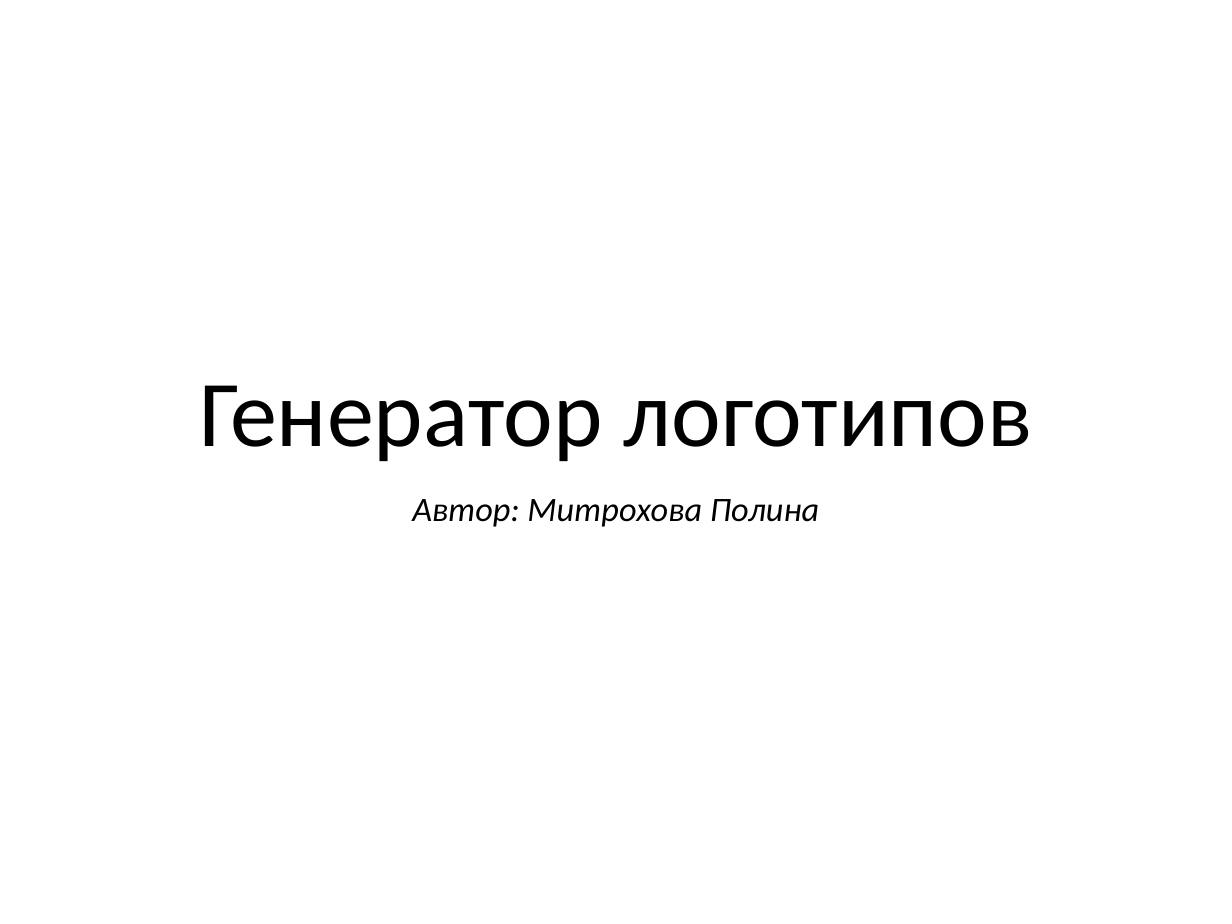
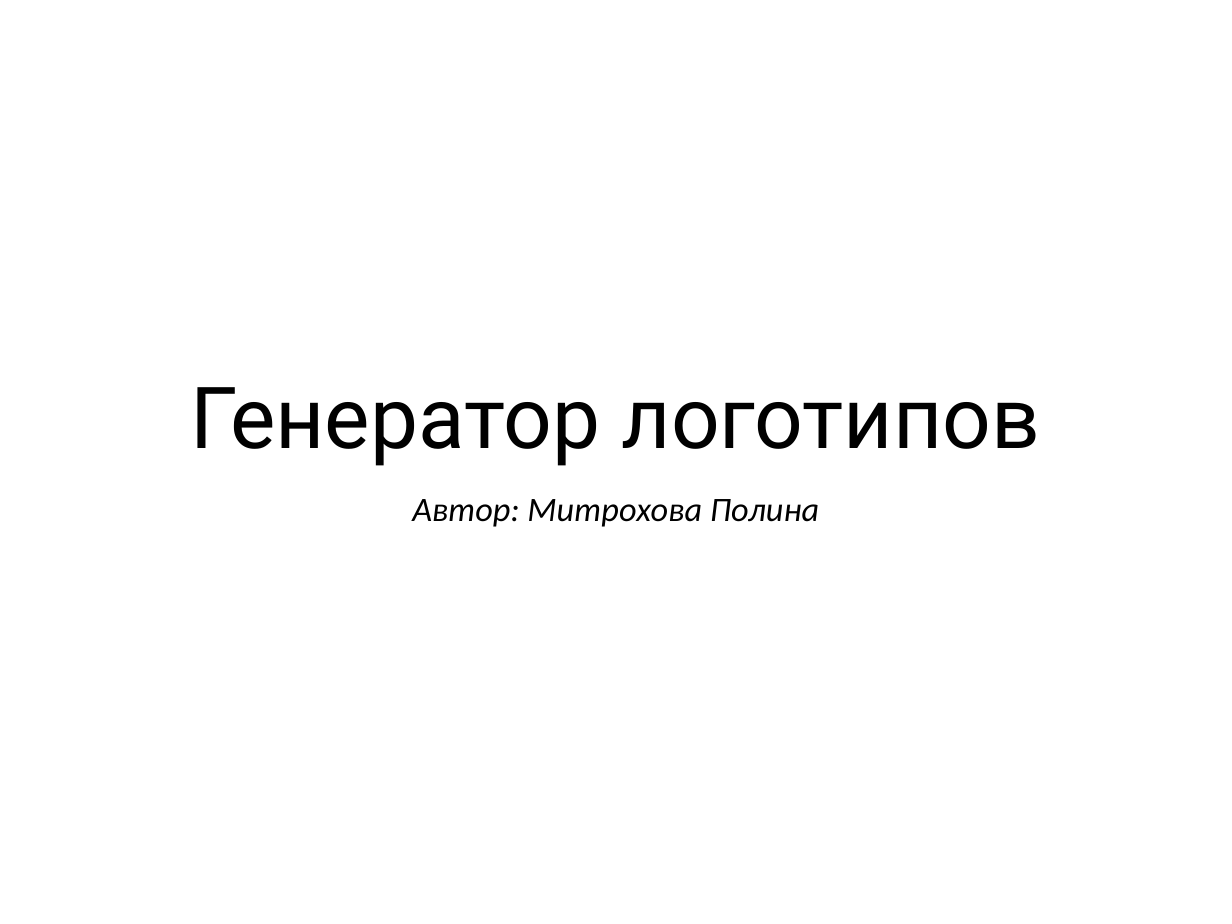
Before and after one commit to paullyaw/logogenerator, a slide deck: slide 1 of Генератор логотипов.pptx. Drawn at 1232x924 pixels with LibreOffice and Linux fonts; fonts in the diff are those of the drawing; background and template pictures are left out. Boxes give left, top, right and bottom in pixels: in the first picture for what was removed or moved away, otherwise in the second. Text is boxed around its words. In the diff, an @@ line names an element or a change of style, - is before the commit and + after.

```diff
--- a/Генератор логотипов.pptx
+++ b/Генератор логотипов.pptx
@@ title "Генератор логотипов" at [191,387,1041,466]: size 55 to 50 pt, font Calibri to Roboto @@
```
Also in this commit, not shown: 2 other slides changed, 6 slides added, 2 slides removed.
